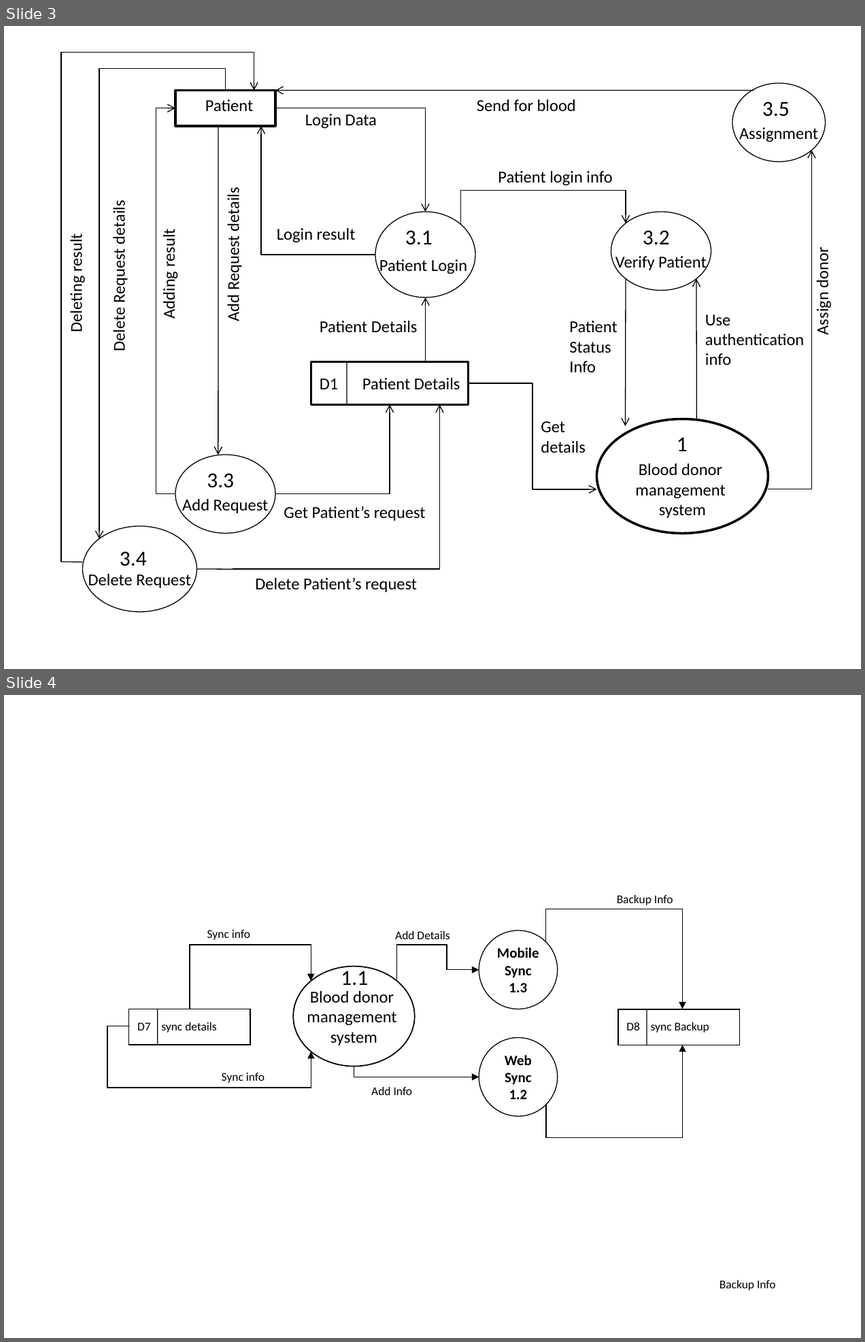
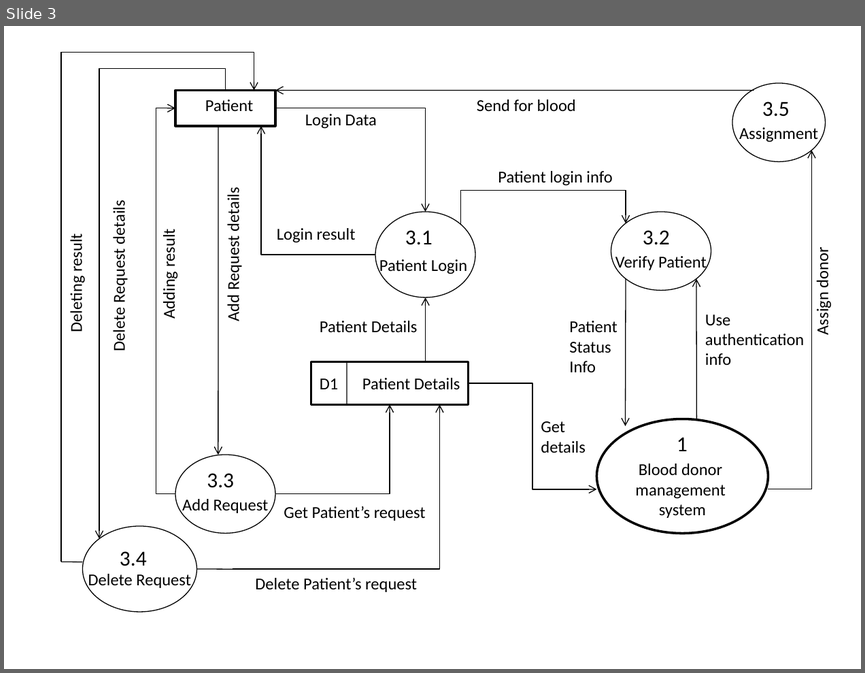
Before and after one commit to sayan801/BloodDonationManagement, a slide deck: report/Bdms-diagrams.pptx. Shown one above the other, each under a label of ours: slides 3 and 4 before the commit, slide 3 after it. The pictures are 865x1342 and 865x673 pixels, drawn with LibreOffice and Linux fonts; fonts in the diff are those of the drawing. Boxes give left, top, right and bottom in pixels: in the first picture for what was removed or moved away, otherwise in the second. Text is boxed around its words. In the diff, an @@ line names an element or a change of style, - is before the commit and + after.

```diff
--- a/report/Bdms-diagrams.pptx
+++ b/report/Bdms-diagrams.pptx
@@ slide 4 removed at box(4, 695, 861, 1338), background #FFFFFF @@
@@ text removed at box(617, 895, 673, 905) @@
-Backup Info
@@ elbow arrow removed from (545, 942) to (683, 1008) @@
@@ text removed at box(207, 930, 250, 940) @@
-Sync info
@@ text removed at box(395, 931, 449, 939) @@
-Add Details
@@ ellipse removed at box(479, 930, 558, 1009) @@
-Mobile
-Sync
-1.3
@@ elbow arrow removed from (190, 1008) to (311, 981) @@
@@ elbow arrow removed from (397, 981) to (479, 969) @@
@@ ellipse removed at box(294, 966, 415, 1066) @@
-Blood donor
-management
-system
@@ text removed at box(341, 966, 368, 985) @@
-1.1
@@ rectangle removed at box(129, 1008, 251, 1045) @@
@@ line removed from (158, 1008) to (158, 1045) @@
@@ rectangle removed at box(618, 1009, 740, 1045) @@
@@ line removed from (647, 1009) to (647, 1045) @@
@@ elbow arrow removed from (129, 1025) to (311, 1051) @@
@@ text removed at box(137, 1022, 217, 1032) @@
-D7 sync details
@@ ellipse removed at box(479, 1038, 558, 1117) @@
-Web
-Sync
-1.2
@@ text removed at box(626, 1022, 709, 1032) @@
-D8 sync Backup
@@ elbow arrow removed from (545, 1104) to (683, 1045) @@
@@ text removed at box(222, 1072, 264, 1083) @@
-Sync info
@@ elbow arrow removed from (354, 1066) to (479, 1076) @@
@@ text removed at box(371, 1087, 413, 1095) @@
-Add Info
@@ text removed at box(719, 1280, 776, 1290) @@
-Backup Info
```
Also in this commit, not shown: 1 slide added, 2 other files.
